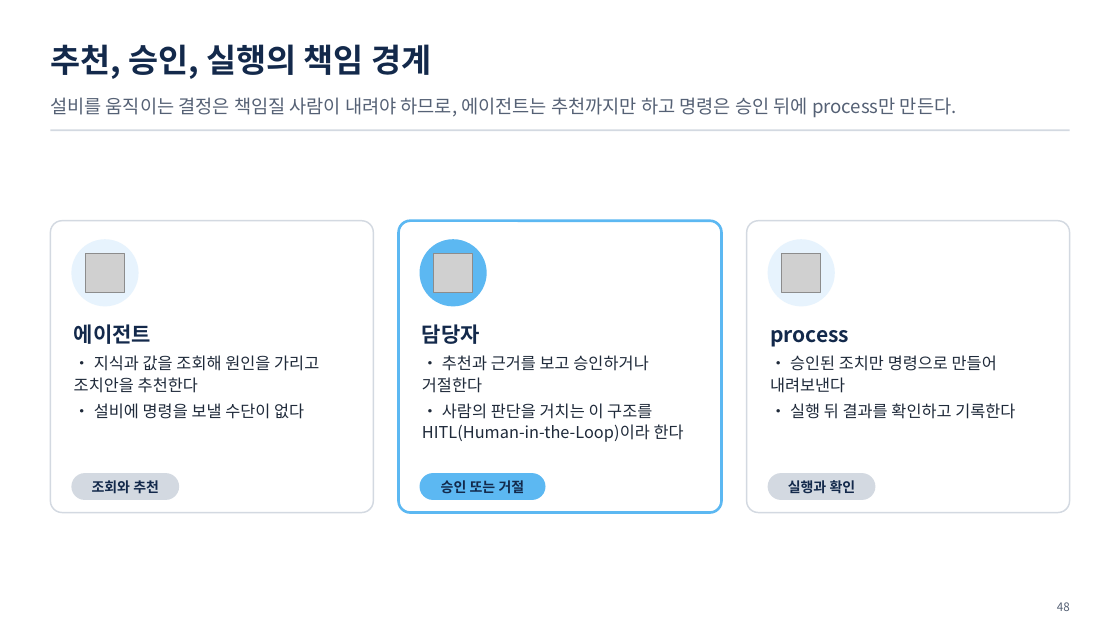
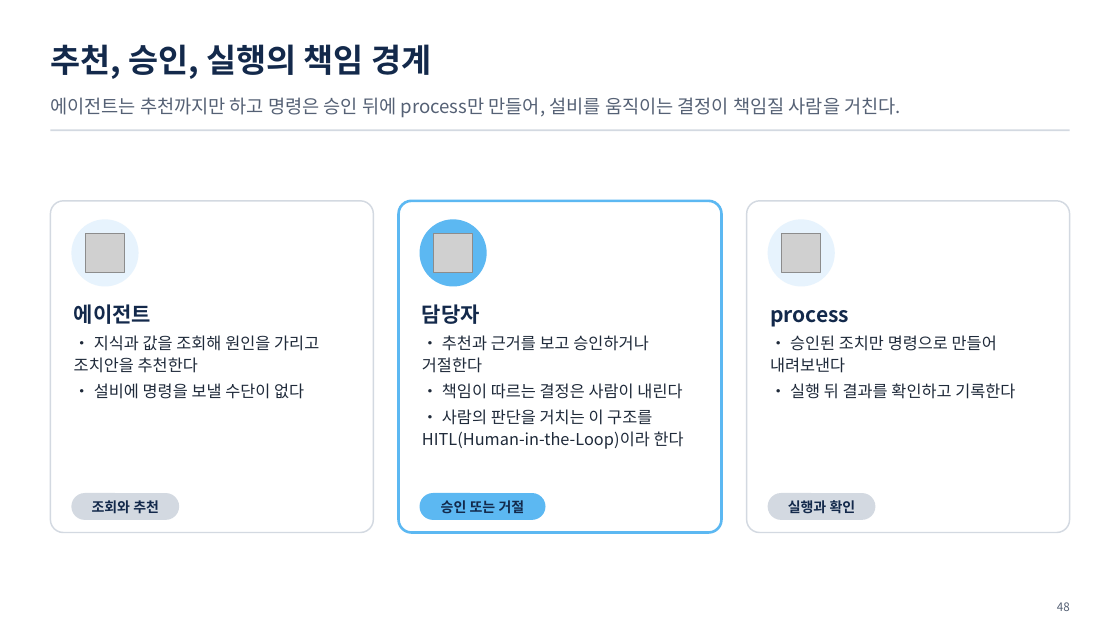
Before and after one commit to uengine-oss/hyd-iot-edu, a slide deck: slide 48 of course/slides/integrated/통합반_01일차.pptx. Drawn at 1120x630 pixels with LibreOffice and Linux fonts; fonts in the diff are those of the drawing; grey boxes stand for pictures. Boxes give left, top, right and bottom in pixels: in the first picture for what was removed or moved away, otherwise in the second. Text is boxed around its words. In the diff, an @@ line names an element or a change of style, - is before the commit and + after.

```diff
--- a/course/slides/integrated/통합반_01일차.pptx
+++ b/course/slides/integrated/통합반_01일차.pptx
@@ text at box(50, 97, 901, 118): text changed @@
-설비를 움직이는 결정은 책임질 사람이 내려야 하므로, 에이전트는 추천까지만 하고 명령은 승인 뒤에 process만 만든다.
+에이전트는 추천까지만 하고 명령은 승인 뒤에 process만 만들어, 설비를 움직이는 결정이 책임질 사람을 거친다.
@@ rounded rectangle: place and size @@
-rounded rectangle at box(50, 221, 373, 513)
+rounded rectangle at box(50, 201, 373, 533)
@@ rounded rectangle: place and size @@
-rounded rectangle at box(398, 221, 721, 513)
+rounded rectangle at box(398, 201, 721, 533)
@@ rounded rectangle: place and size @@
-rounded rectangle at box(747, 221, 1070, 513)
+rounded rectangle at box(747, 201, 1070, 533)
@@ 3 pictures, 3 ellipses: place and size @@
-3 pictures, 3 ellipses at box(71, 239, 835, 307)
+3 pictures, 3 ellipses at box(71, 219, 835, 287)
@@ text "에이전트": place and size @@
-text "에이전트" at box(74, 324, 319, 419)
+text "에이전트" at box(74, 304, 319, 399)
@@ text "담당자": place and size @@
-text "담당자" at box(422, 324, 684, 442)
+text "담당자" at box(422, 304, 684, 449)
@@ text "process": place and size @@
-text "process" at box(770, 330, 1015, 419)
+text "process" at box(770, 310, 1015, 399)
@@ text at box(442, 383, 682, 399): paragraph added @@
+• 책임이 따르는 결정은 사람이 내린다
@@ 3 texts, 3 rounded rectangles: place and size @@
-3 texts, 3 rounded rectangles at box(71, 473, 875, 500)
+3 texts, 3 rounded rectangles at box(71, 493, 875, 520)
```
Also in this commit, not shown: 16 other slides changed, 7 other files.
